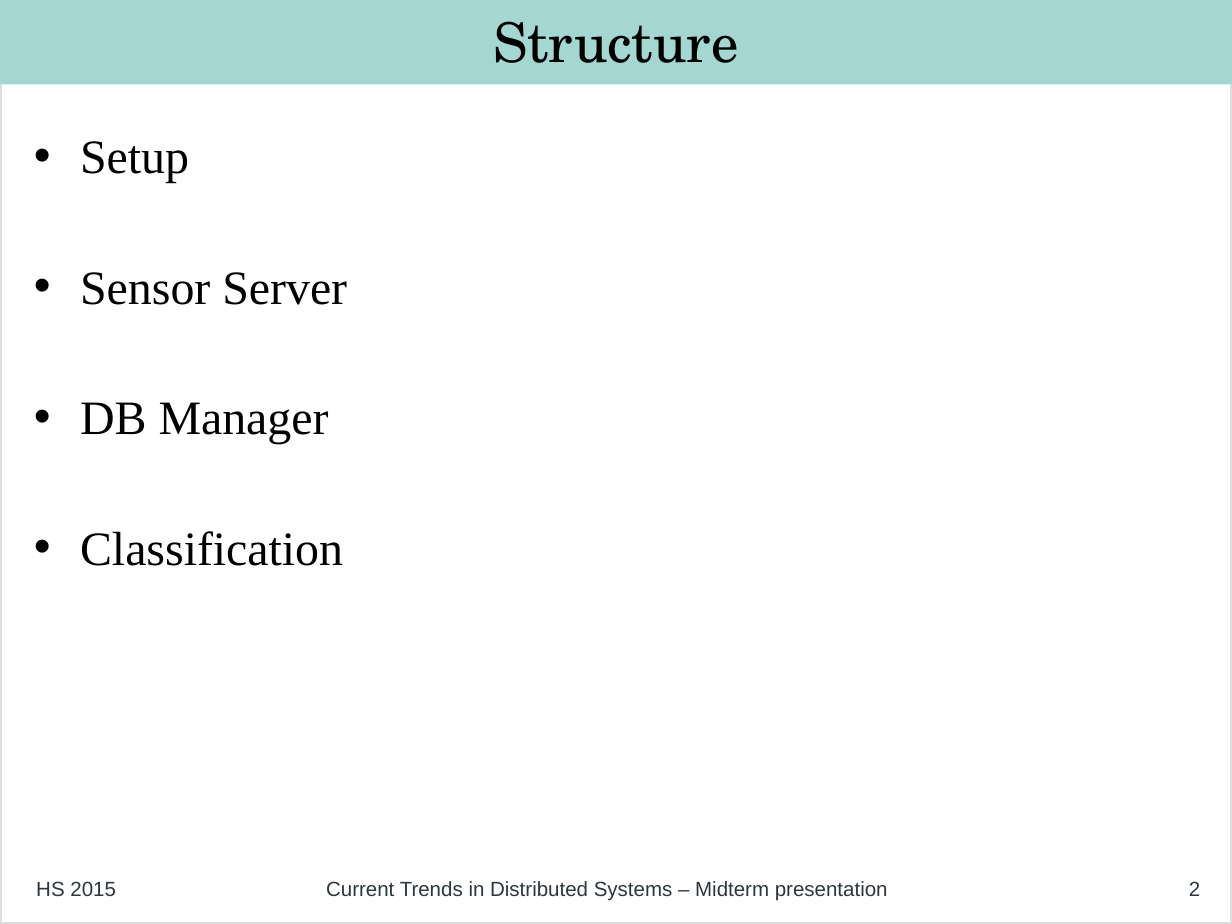
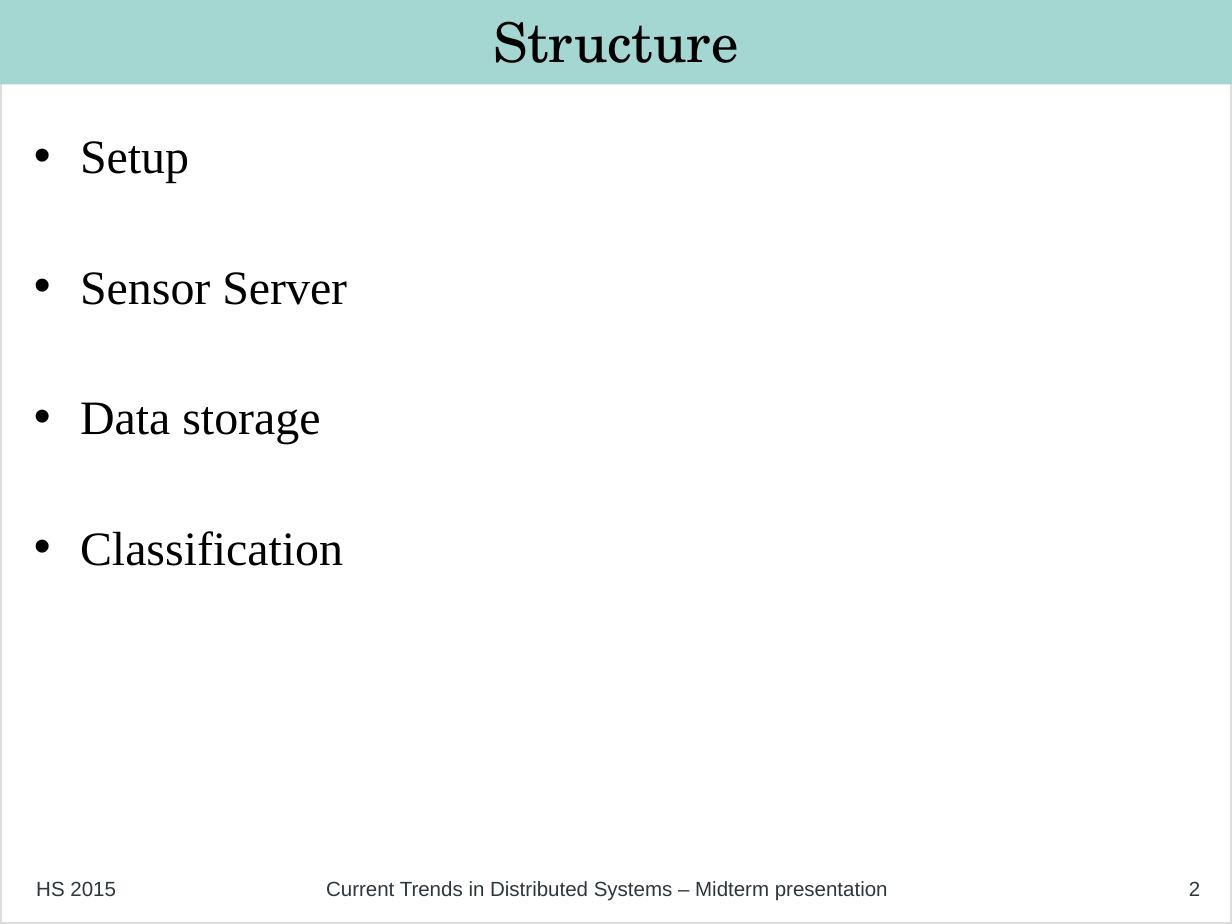
Before and after one commit to philipp-oldenburg/ctds-storm, a slide deck: slide 2 of Project-Weather-Station/Mid Term Presentation - Final.odp. Drawn at 1232x924 pixels with LibreOffice and Linux fonts; fonts in the diff are those of the drawing. Boxes give left, top, right and bottom in pixels: in the first picture for what was removed or moved away, otherwise in the second. Text is boxed around its words. In the diff, an @@ line names an element or a change of style, - is before the commit and + after.

```diff
--- a/Project-Weather-Station/Mid Term Presentation - Final.odp
+++ b/Project-Weather-Station/Mid Term Presentation - Final.odp
@@ text at bbox=[80, 402, 320, 444]: text changed @@
-• DB Manager
+• Data storage
```
Also in this commit, not shown: 2 other slides changed.
